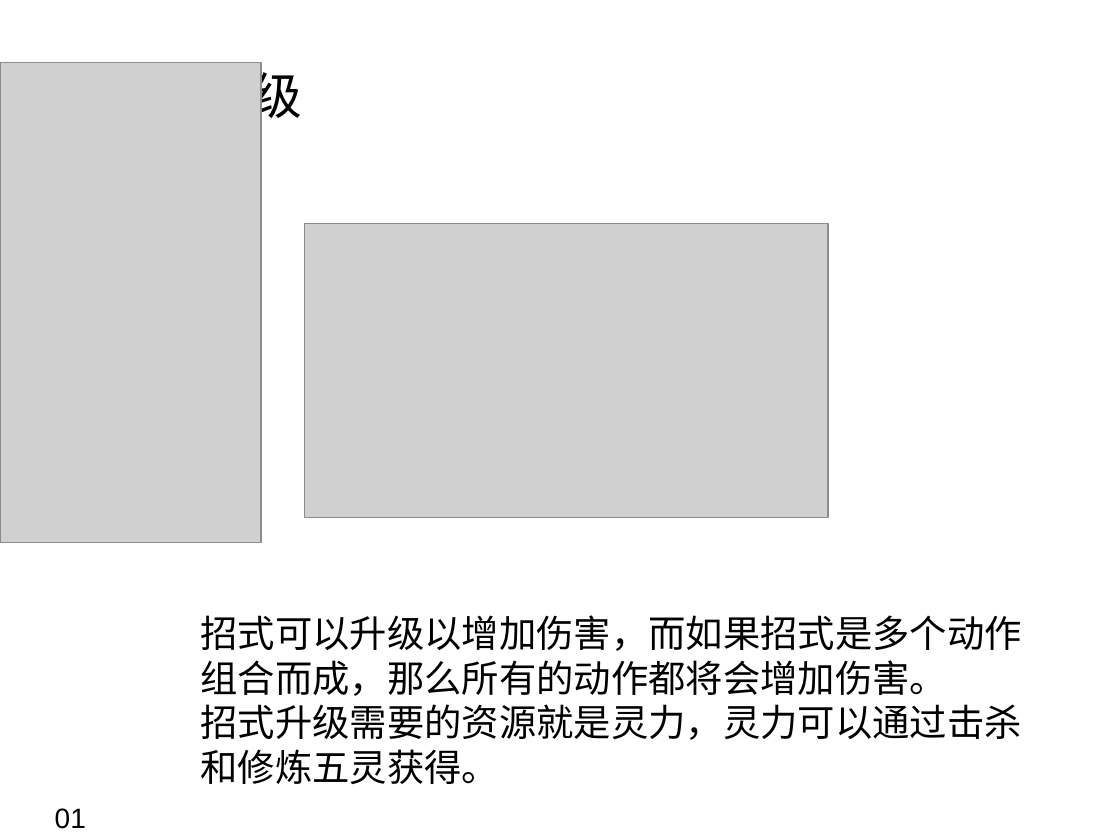
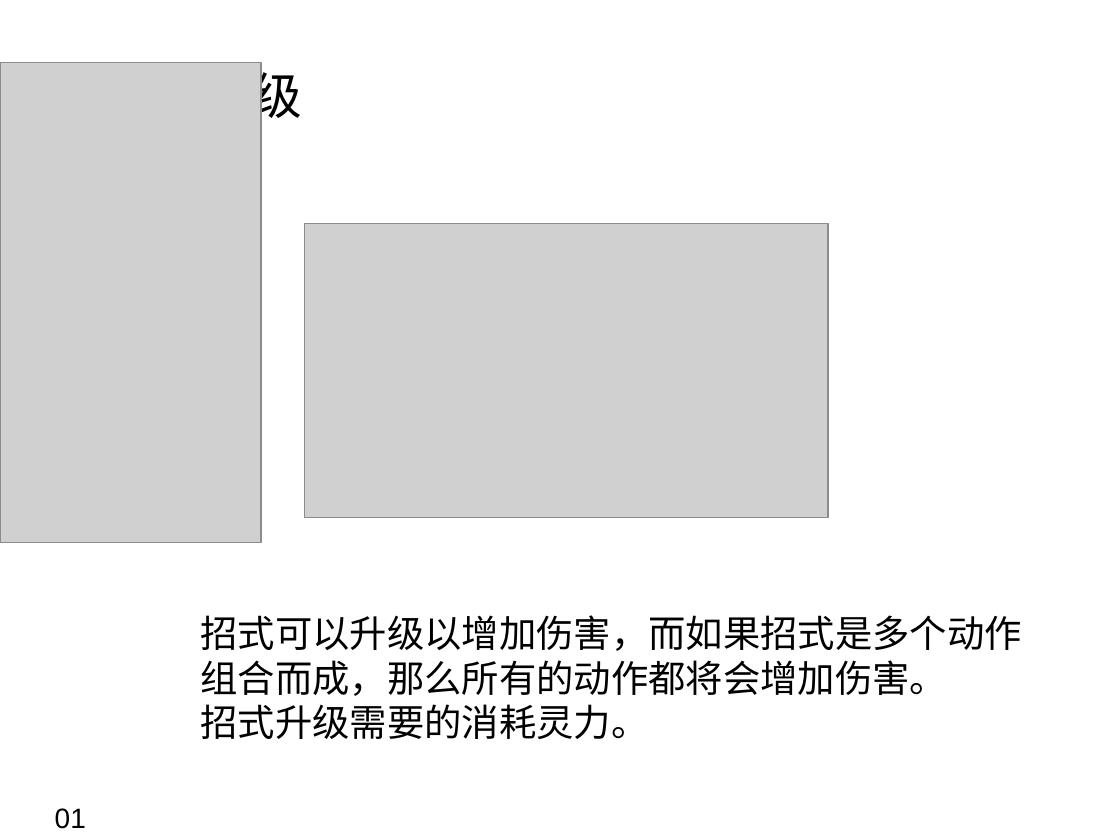
Before and after one commit to BXZR/Sword, a slide deck: slide 25 of 游戏介绍/浮生一剑.ppt (slide 21 before the commit). Drawn at 1120x840 pixels with LibreOffice and Linux fonts; fonts in the diff are those of the drawing; grey boxes stand for pictures; background and template pictures are left out. Boxes give left, top, right and bottom in pixels: in the first picture for what was removed or moved away, otherwise in the second. Text is boxed around its words. In the diff, an @@ line names an element or a change of style, - is before the commit and + after.

Commit message:
PPT继续修改
PPT继续修改
增加了灵力和移动的说明

```diff
--- a/游戏介绍/浮生一剑.ppt
+++ b/游戏介绍/浮生一剑.ppt
@@ text at bbox=[201, 704, 649, 739]: text changed @@
-招式升级需要的资源就是灵力，灵力可以通过击杀和修炼五灵获得。
+招式升级需要的消耗灵力。
```
Also in this commit, not shown: 2 other slides changed, 2 slides added, 2 other files.
